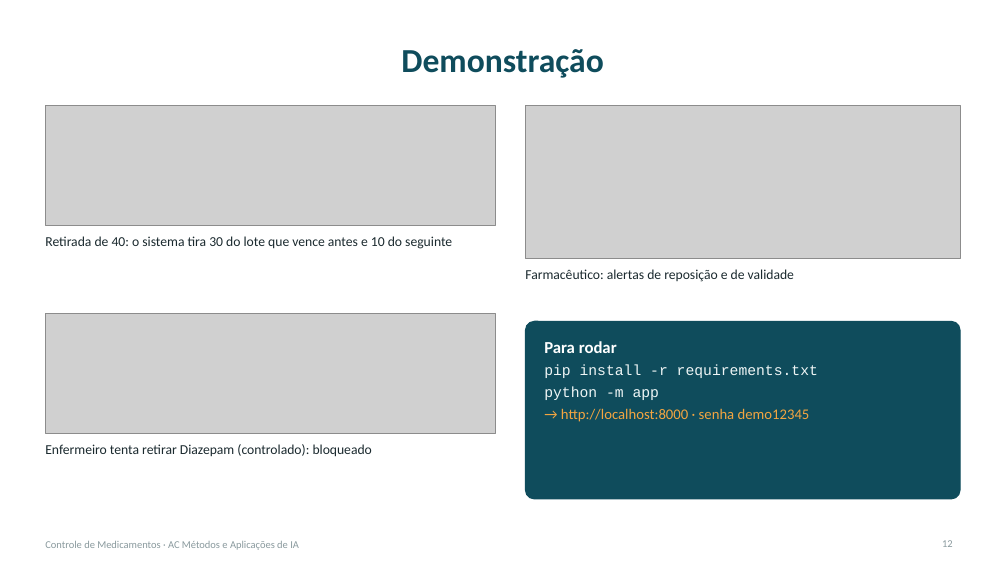
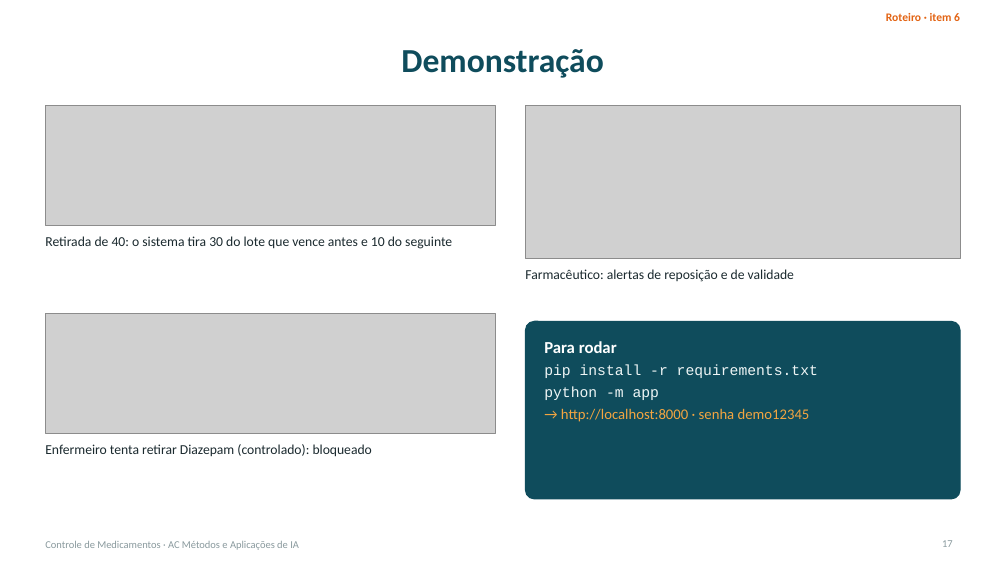
Before and after one commit to BeatrizSamaha/ac-ia-skills, a slide deck: slide 17 of slides/apresentacao.pptx (slide 12 before the commit). Drawn at 1008x567 pixels with LibreOffice and Linux fonts; fonts in the diff are those of the drawing; grey boxes stand for pictures. Boxes give left, top, right and bottom in pixels: in the first picture for what was removed or moved away, otherwise in the second. Text is boxed around its words. In the diff, an @@ line names an element or a change of style, - is before the commit and + after.

Commit message:
Slides: roteiro do enunciado, critérios, exemplos com prints reais e 7 perguntas da seção 5

```diff
--- a/slides/apresentacao.pptx
+++ b/slides/apresentacao.pptx
@@ text added at <box>886,13,960,21</box>, 11 pt, text #E36414, bold @@
+Roteiro · item 6
```
Also in this commit, not shown: 13 other slides changed, 6 slides added, 1 slide removed, 10 other files.
